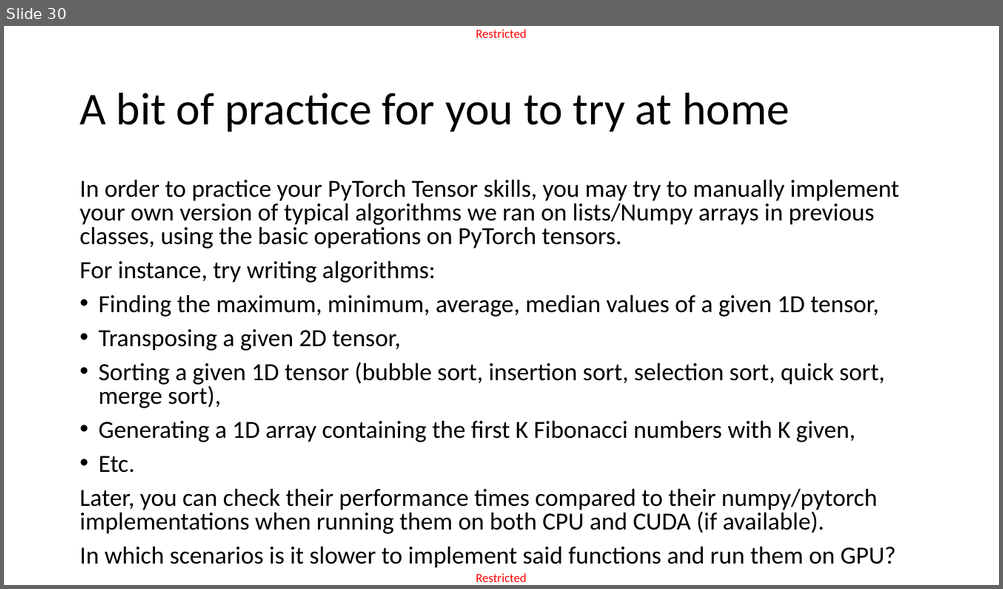
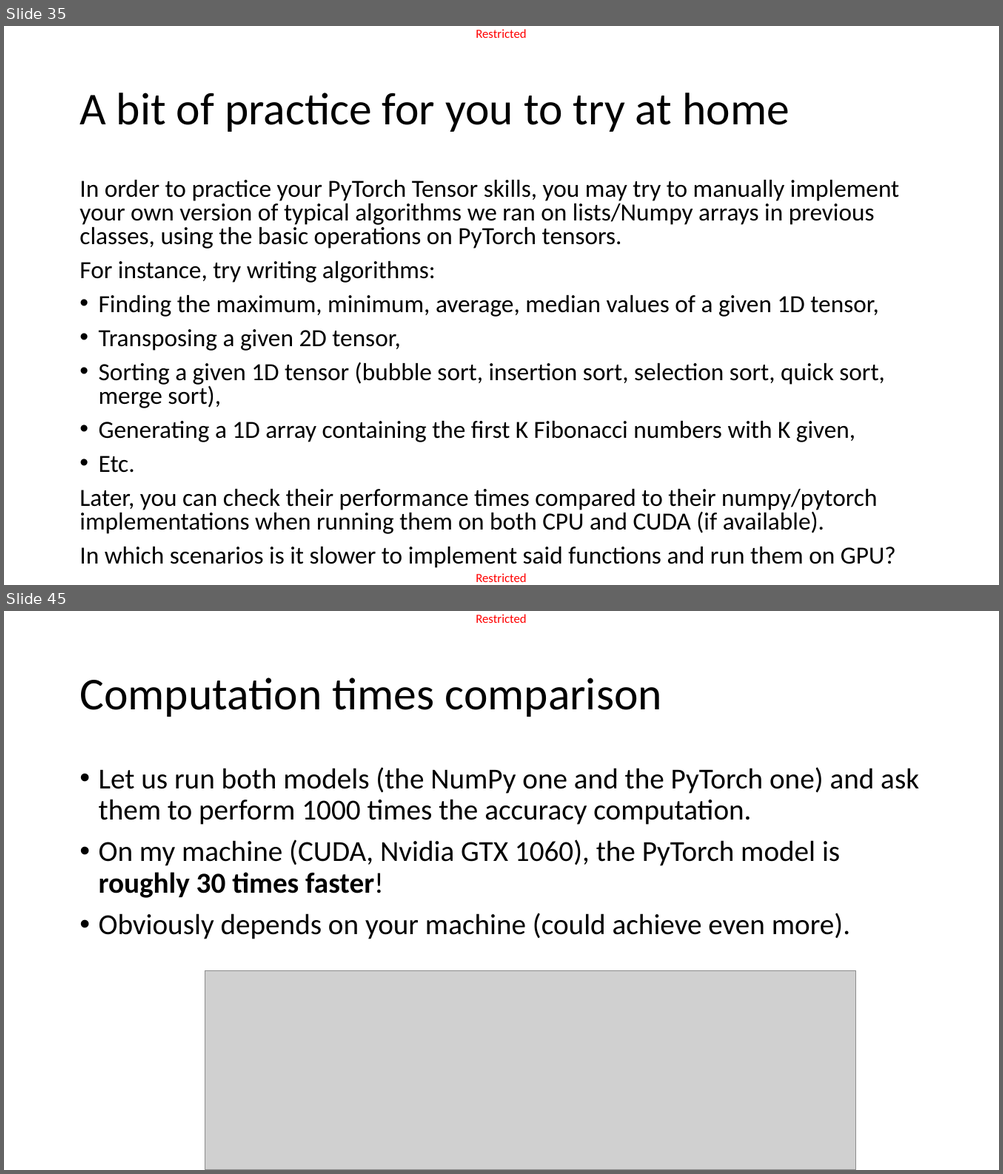
Before and after one commit to matthieudemari/SUTD_DL_50_039, a slide deck: W3/0. All/W3.pptx. Shown one above the other, each under a label of ours: slide 30 before the commit, slides 35 and 45 after it; the slides between them are not shown. The pictures are 1003x589 and 1003x1174 pixels, drawn with LibreOffice and Linux fonts; fonts in the diff are those of the drawing; grey boxes stand for pictures. Boxes give left, top, right and bottom in pixels: in the first picture for what was removed or moved away, otherwise in the second. Text is boxed around its words. In the diff, an @@ line names an element or a change of style, - is before the commit and + after.

```diff
--- a/W3/0. All/W3.pptx
+++ b/W3/0. All/W3.pptx
@@ slide 45 added at box(4, 611, 999, 1170), background #FFFFFF; not listed: 2 template elements that a slide beside it also shows @@
@@ title added at box(79, 678, 662, 717), 44 pt, text #000000 @@
+Computation times comparison
@@ text added at box(99, 767, 919, 940), 28 pt, text #000000 @@
+• Let us run both models (the NumPy one and the PyTorch one) and ask them to perform 1000 times the accuracy computation.
+• On my machine (CUDA, Nvidia GTX 1060), the PyTorch model is roughly 30 times faster!
+• Obviously depends on your machine (could achieve even more).
@@ picture added at box(205, 971, 855, 1170) @@
@@ what was slide 30 is now slide 35 @@
```
Also in this commit, not shown: 14 other slides added, 3 slides removed, 1 other file.
